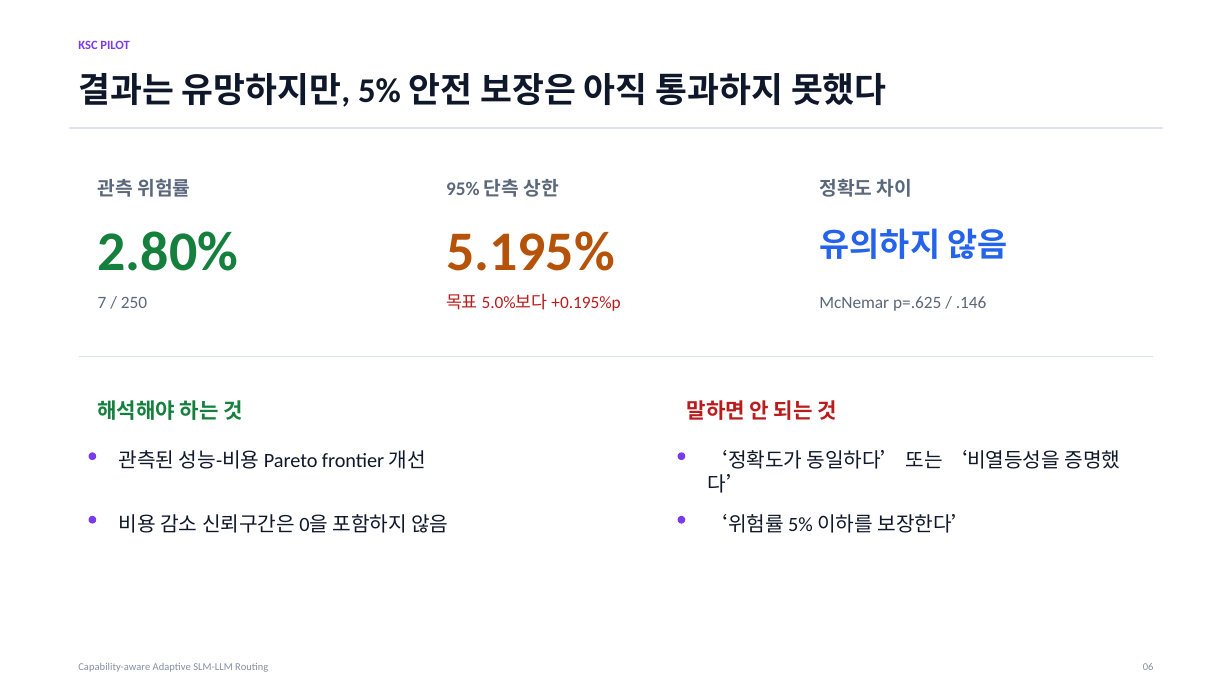
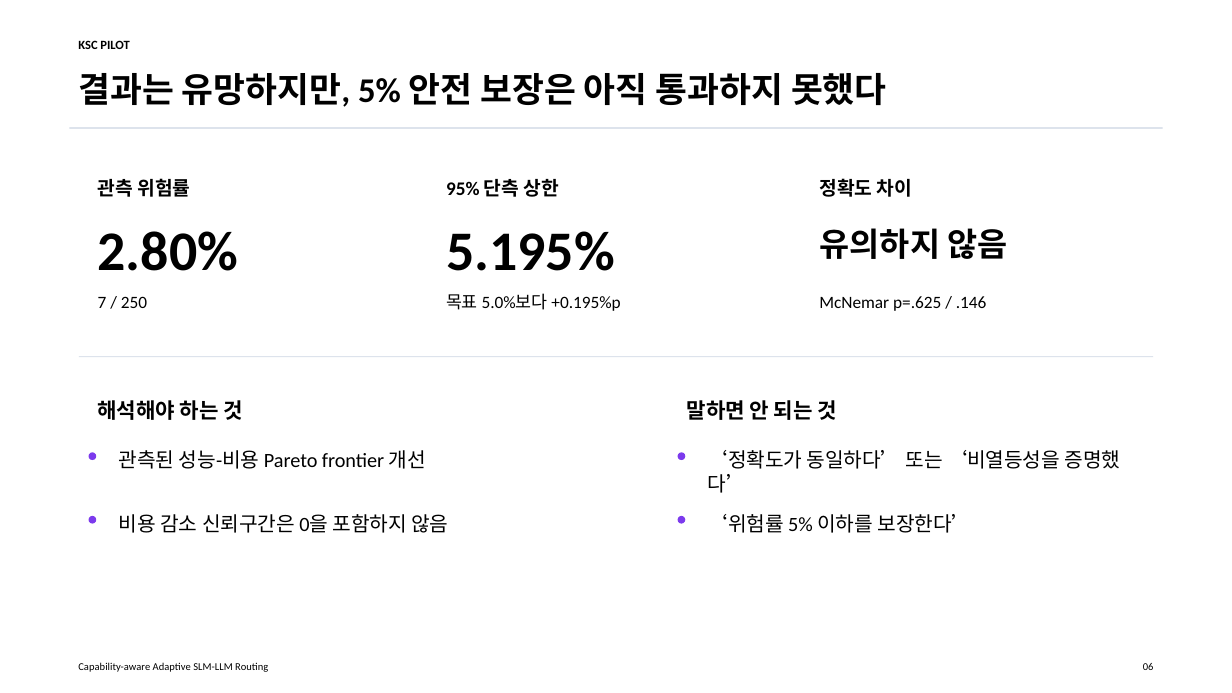
Before and after one commit to chjnett/llm_router, a slide deck: slide 6 of paper/presentation/KSC_PILOT_presentation.pptx. Drawn at 1232x693 pixels with LibreOffice and Linux fonts; fonts in the diff are those of the drawing. Boxes give left, top, right and bottom in pixels: in the first picture for what was removed or moved away, otherwise in the second. Text is boxed around its words. In the diff, an @@ line names an element or a change of style, - is before the commit and + after.

Commit message:
style: unify presentation text in black

```diff
--- a/paper/presentation/KSC_PILOT_presentation.pptx
+++ b/paper/presentation/KSC_PILOT_presentation.pptx
@@ text "KSC PILOT" at (78, 40, 129, 49): text colour #7C3AED to #000000 @@
@@ text "2.80%" at (98, 231, 238, 271): text colour #15803D to #000000 @@
@@ text "5.195%" at (446, 231, 615, 271): text colour #B45309 to #000000 @@
@@ text "유의하지 않음" at (820, 228, 1008, 259): text colour #2563EB to #000000 @@
@@ text "목표 5.0%보다 +0.195%p" at (446, 294, 620, 311): text colour #B91C1C to #000000 @@
@@ text colour #5B677A to #000000 in 5 elements at (98, 178, 190, 197), (98, 296, 147, 308), (446, 179, 559, 197), (820, 178, 912, 197), (819, 296, 987, 311) @@
@@ text "해석해야 하는 것" at (98, 400, 243, 420): text colour #15803D to #000000 @@
@@ text "말하면 안 되는 것" at (687, 400, 836, 420): text colour #B91C1C to #000000 @@
@@ text colour #0F172A to #000000 in 5 elements at (78, 73, 887, 107), (119, 450, 426, 469), (119, 514, 448, 533), (708, 450, 1121, 493), (708, 514, 972, 533) @@
@@ text "Capability-aware Adaptive SLM-LLM Routing" at (78, 662, 268, 672): text colour #8490A3 to #000000 @@
@@ text "06" at (1143, 663, 1154, 670): text colour #8490A3 to #000000 @@
```
Also in this commit, not shown: 9 other slides changed, 1 other file.
